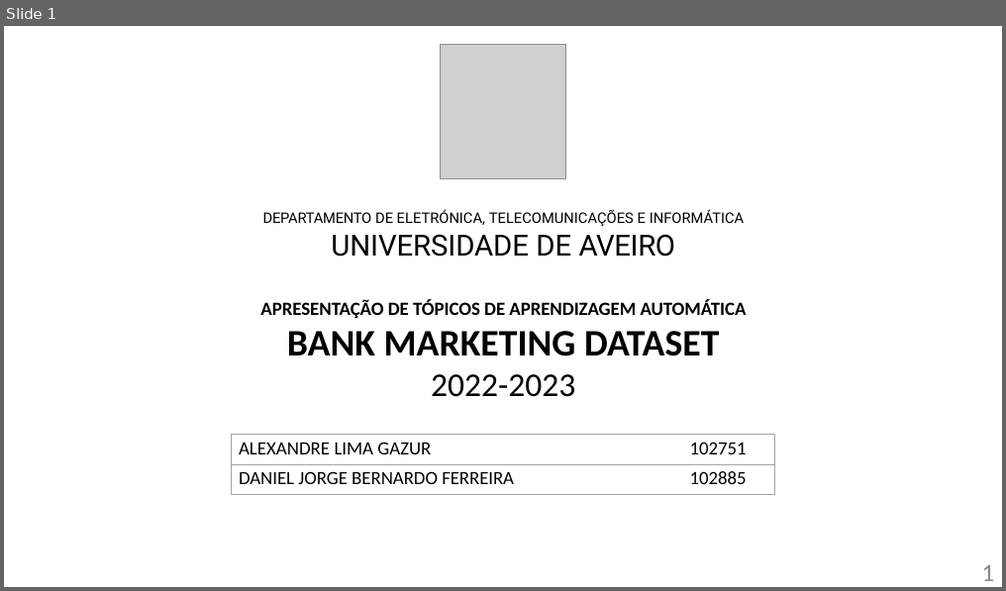
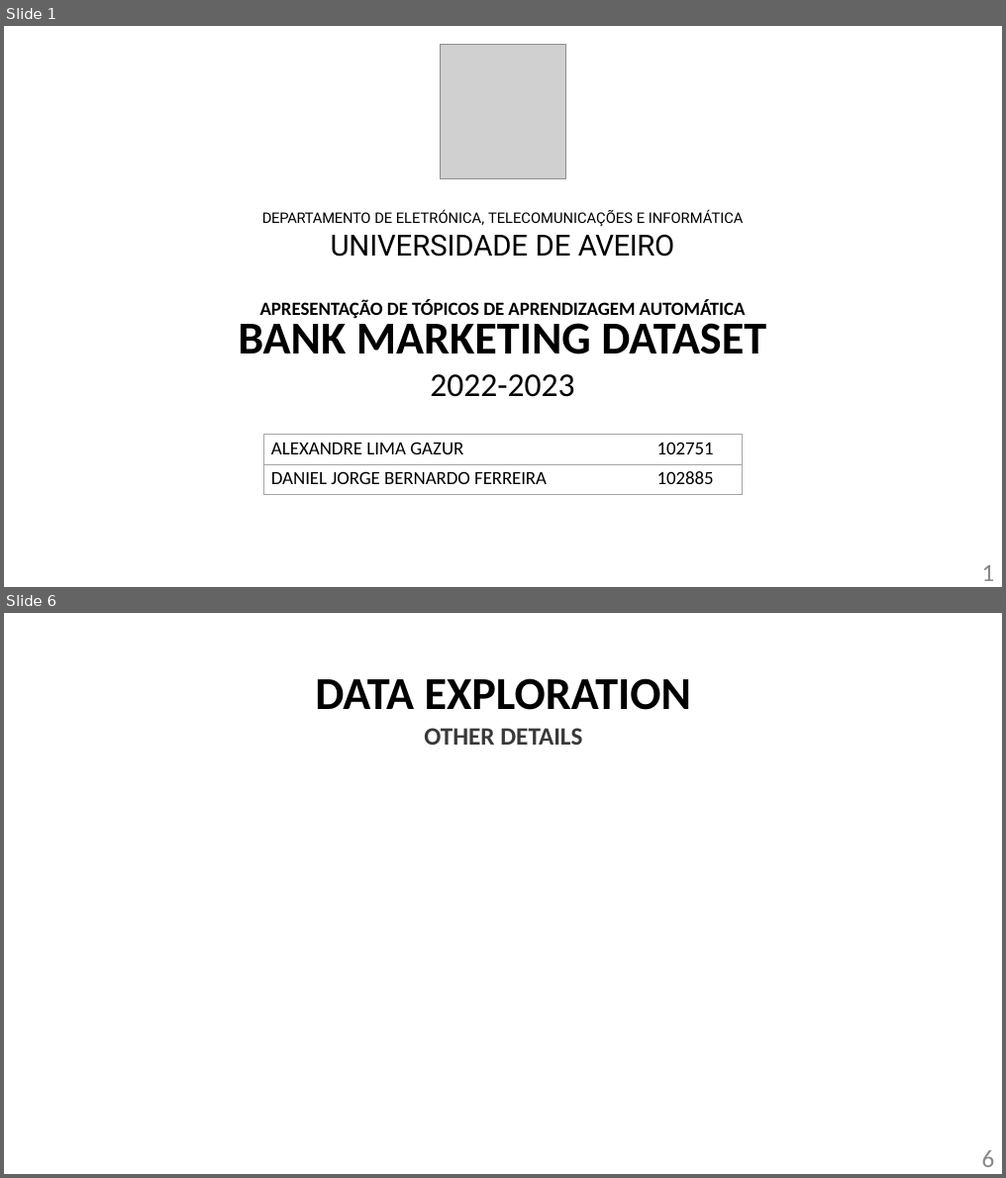
Before and after one commit to DanielFerreira011102/TAA1, a slide deck: Presentation1.pptx. Shown one above the other, each under a label of ours: slide 1 before the commit, slides 1 and 6 after it; the slides between them are not shown. The pictures are 1006x591 and 1006x1178 pixels, drawn with LibreOffice and Linux fonts; fonts in the diff are those of the drawing; grey boxes stand for pictures. Boxes give left, top, right and bottom in pixels: in the first picture for what was removed or moved away, otherwise in the second. Text is boxed around its words. In the diff, an @@ line names an element or a change of style, - is before the commit and + after.

```diff
--- a/Presentation1.pptx
+++ b/Presentation1.pptx
@@ slide 6 added at (x1=4, y1=613, x2=1002, y2=1174), background #FFFFFF @@
@@ text added at (x1=315, y1=678, x2=692, y2=745), 44 pt, text #000000, bold @@
+DATA EXPLORATION
+OTHER DETAILS
@@ page number added at (x1=982, y1=1151, x2=995, y2=1167), 24 pt, text #888888 @@
+6
@@ slide 1 changed as well @@
@@ text "DEPARTAMENTO DE ELETRÓNICA, TELECOMUNICAÇÕES E ..." moved from (x1=260, y1=210, x2=746, y2=397) to (x1=238, y1=210, x2=766, y2=397) @@
@@ text at (x1=238, y1=316, x2=766, y2=355): size 36 to 44 pt in "BANK MARKETING DATASET" @@
@@ table resized from (x1=232, y1=434, x2=775, y2=494) to (x1=263, y1=434, x2=742, y2=494) @@
```
Also in this commit, not shown: 4 other slides added, 1 slide removed, 1 other file.
